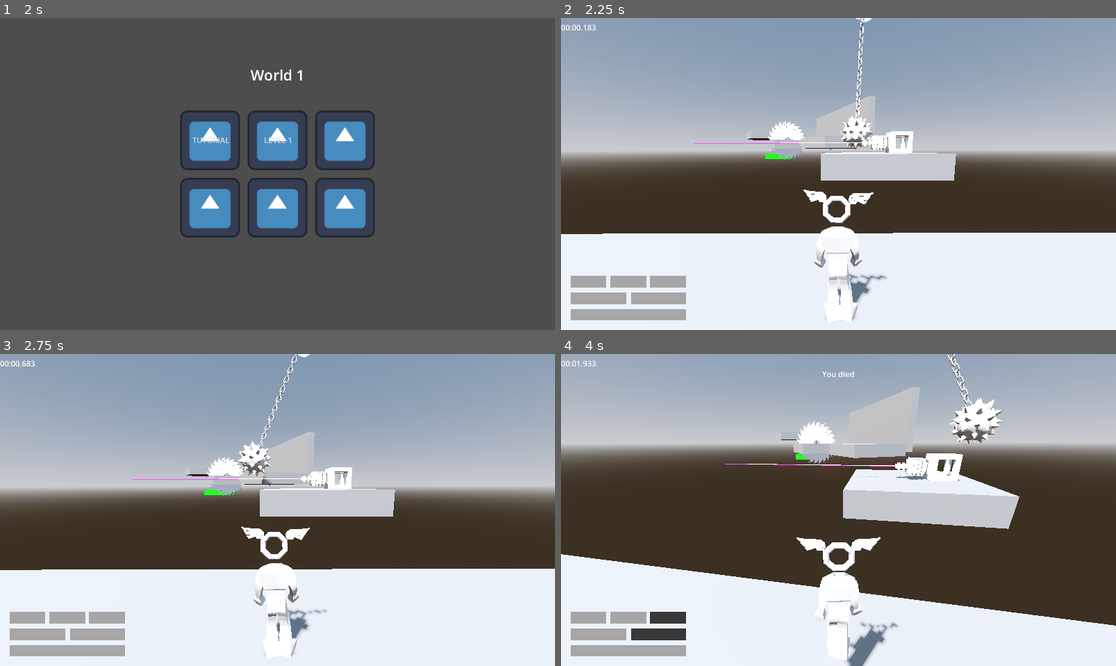
Above: before the commit, frames 1-4 (two rows, left to right).
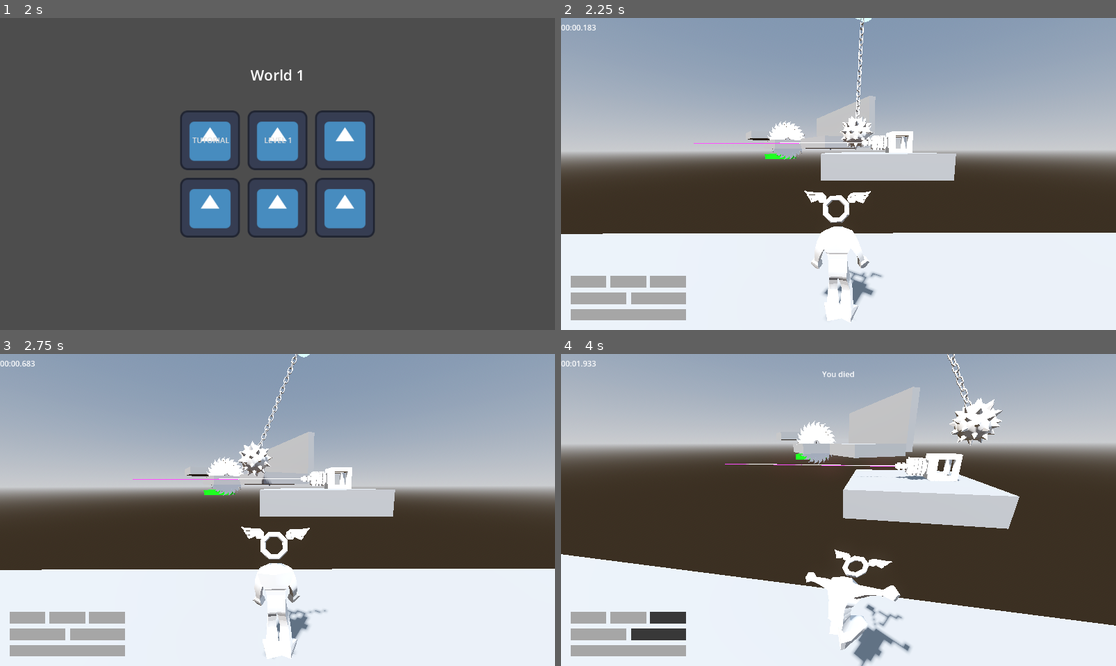
Above: after the commit, the same moments.

Repository: jpvds1/DDJD
Game: Godot game, scene res://scenes/game_controller.tscn
Two runs of this game, one before a commit and one after it. Both use one fixed random seed, a clock stepped at 60 frames per second and the inputs below. The engine's default icon, where the game draws it, is replaced by a stand-in: a white triangle on a blue panel in a dark square.
Inputs (mouse positions are in pixels of both pictures, inside the frame that each line leads up to):
- Up to frame 1 (2 s): click "Continue as Guest" at 0.5 s; click "Play" at 1.25 s
- Up to frame 2 (2.25 s): click "LEVEL 1" at 2 s
- Up to frame 3 (2.75 s): no input
- Up to frame 4 (4 s): move the mouse to (866, 510) at 2.77 s; hold W (move_forwards) from 2.78 s (still down); tap Q (dash) at 2.85 s; tap Space (jump) at 3.02, 3.77 s; move the mouse to (810, 510) at 3.52 s; tap Shift (sprint) at 3.6 s

Frame 1 is identical in both runs. In frame 2, 0.6% of the frame differs, in the area x 43-59%, y 55-98%; in frame 3, less than 0.1%; in frame 4, 2.0%, in the area x 42-64%, y 58-100%.

Commit message:
feat(player): improve falling animation

Diff:
--- a/platformer-game/scenes/player/capsule_character.tscn
+++ b/platformer-game/scenes/player/capsule_character.tscn
@@ -64,15 +64,15 @@
 animation = &"player_fall/fall"
 
 [sub_resource type="AnimationNodeBlendTree" id="AnimationNodeBlendTree_iwp50"]
-graph_offset = Vector2(-255.16531, 225.36728)
+graph_offset = Vector2(-472.36533, 168.76727)
 nodes/output/position = Vector2(500, 240)
 nodes/Movement/node = SubResource("AnimationNodeBlendSpace2D_h2b2i")
-nodes/Movement/position = Vector2(40, 220)
+nodes/Movement/position = Vector2(40, 460)
 nodes/Fall/node = SubResource("AnimationNodeBlend2_d66dr")
 nodes/Fall/position = Vector2(260, 240)
 "nodes/[A] Fall/node" = SubResource("AnimationNodeAnimation_h2b2i")
-"nodes/[A] Fall/position" = Vector2(40, 480)
-node_connections = [&"output", 0, &"Fall", &"Fall", 0, &"Movement", &"Fall", 1, &"[A] Fall"]
+"nodes/[A] Fall/position" = Vector2(40, 240)
+node_connections = [&"output", 0, &"Fall", &"Fall", 0, &"[A] Fall", &"Fall", 1, &"Movement"]
 
 [sub_resource type="BoxShape3D" id="BoxShape3D_x7pql"]
 size = Vector3(0.81030273, 1.636039, 0.2841797)
@@ -154,38 +154,34 @@
 script = ExtResource("3_d66dr")
 
 [node name="Skeleton3D" parent="Visuals/Armature" parent_id_path=PackedInt32Array(1845075672, 1978781392) index="0" unique_id=208187525]
-bones/0/position = Vector3(-0.38643676, 0.45045877, -69.243675)
-bones/0/rotation = Quaternion(-0.6943371, -0.034557223, 0.07555947, 0.71483743)
-bones/1/rotation = Quaternion(0.10412182, 0.061721325, -0.014096526, 0.99254745)
-bones/2/rotation = Quaternion(0.036123365, 0.021506205, -0.0038075044, 0.9991087)
-bones/3/rotation = Quaternion(0.03572052, 0.021685118, -0.0037699023, 0.99911946)
+bones/0/position = Vector3(-0.8827357, -0.37033558, -63.94718)
+bones/0/rotation = Quaternion(-0.69408584, -0.23952386, 0.265462, 0.6248225)
+bones/1/rotation = Quaternion(0.1285292, -0.013583465, -0.0625879, 0.9896355)
+bones/2/rotation = Quaternion(0.2551096, 0.00043955765, -0.060370743, 0.96502554)
+bones/3/rotation = Quaternion(0.25510958, 0.00043955477, -0.060370687, 0.96502554)
 bones/4/position = Vector3(2.1457672e-06, 13.373303, -1.9721754e-05)
-bones/4/rotation = Quaternion(0.0045473, -0.0040683863, 0.011848158, 0.9999112)
-bones/5/rotation = Quaternion(-0.11701812, -0.023107478, -0.04575395, 0.99180615)
-bones/7/position = Vector3(5.111099, 10.362189, 0.08809808)
-bones/7/rotation = Quaternion(0.64218795, 0.3313088, -0.5953458, 0.35127285)
-bones/8/position = Vector3(4.17548e-06, 12.347593, 8.129595e-06)
-bones/8/rotation = Quaternion(0.3713655, 0.18225347, -0.23677129, 0.87909657)
-bones/9/position = Vector3(4.593014e-06, 18.454205, 1.0978752e-06)
-bones/9/rotation = Quaternion(-0.030036017, 0.00012495834, 0.42447743, 0.90494025)
-bones/11/position = Vector3(-5.111103, 10.362396, -0.092902586)
-bones/11/rotation = Quaternion(0.65643823, -0.3069338, 0.6033569, 0.3329279)
-bones/12/position = Vector3(-5.9841705e-06, 12.347599, -8.154101e-07)
-bones/12/rotation = Quaternion(0.24024214, 0.014648076, -0.026214385, 0.9702484)
-bones/13/position = Vector3(-7.2463126e-07, 18.452003, 2.7554495e-06)
-bones/13/rotation = Quaternion(0.02445698, -0.00012501748, -0.5887542, 0.80794203)
-bones/14/position = Vector3(3.6533947e-06, 20.167397, 9.5196634e-07)
-bones/15/rotation = Quaternion(-0.012823213, 0.3251376, 0.94557565, -0.0027991612)
-bones/16/rotation = Quaternion(-0.38648248, -0.028735977, 0.0036208753, 0.92184186)
-bones/17/rotation = Quaternion(0.43764523, -0.01830716, -0.047544017, 0.8977033)
-bones/18/rotation = Quaternion(0.4118635, -0.015233399, 0.0077018035, 0.91108567)
-bones/20/rotation = Quaternion(-0.07667246, 0.09720922, 0.99148285, 0.04041558)
-bones/21/rotation = Quaternion(-0.45488143, -0.033629086, 0.023071894, 0.8896178)
-bones/22/rotation = Quaternion(0.4934211, -0.0037777827, 0.009033491, 0.86973554)
-bones/23/rotation = Quaternion(0.5492753, 0.013894623, -0.011827358, 0.83544225)
+bones/4/rotation = Quaternion(0.014434012, 0.03971287, -0.05615905, 0.9975273)
+bones/5/rotation = Quaternion(0.019267773, 0.06364448, 0.014715969, 0.9976781)
+bones/6/position = Vector3(-2.3841858e-06, 1.7954035, 0.010719312)
+bones/7/rotation = Quaternion(0.55699885, 0.39426938, -0.5923853, 0.42823324)
+bones/8/position = Vector3(-1.42747e-05, 12.347603, -2.4285891e-06)
+bones/8/rotation = Quaternion(-0.19652383, -0.21395344, -0.054825213, 0.95529914)
+bones/9/rotation = Quaternion(0.05696912, -0.08465244, 0.16803999, 0.9804851)
+bones/11/rotation = Quaternion(0.4801607, -0.43108103, 0.6592815, 0.385957)
+bones/12/rotation = Quaternion(-0.15415785, 0.23323189, 0.078037985, 0.9569475)
+bones/13/rotation = Quaternion(0.029332757, 0.030172303, -0.24029127, 0.9697884)
+bones/14/position = Vector3(-9.387732e-06, 20.1674, 6.4084306e-06)
+bones/15/rotation = Quaternion(0.1457135, 0.5512298, 0.8148239, -0.104763106)
+bones/16/rotation = Quaternion(-0.88825357, 0.015521828, -0.046805568, 0.4566989)
+bones/17/rotation = Quaternion(0.4418778, -0.03749777, -0.100631356, 0.89062417)
+bones/18/rotation = Quaternion(0.39660197, -0.01590075, 0.007001499, 0.91782635)
+bones/20/rotation = Quaternion(-0.15964825, 0.5286959, 0.8113421, 0.19161704)
+bones/21/rotation = Quaternion(-0.88350123, -0.054981086, 0.14942795, 0.4405383)
+bones/22/rotation = Quaternion(0.15257095, 0.054763917, 0.1357673, 0.9773895)
+bones/23/rotation = Quaternion(0.36612454, 0.015890218, -0.0060033114, 0.9304108)
 
 [node name="BoneAttachment3D" type="BoneAttachment3D" parent="Visuals/Armature/Skeleton3D" index="6" unique_id=1249076375]
-transform = Transform3D(0.99947226, 0.02846342, 0.015654173, -0.019762784, 0.15034018, 0.9884368, 0.025780862, -0.9882245, 0.15082331, -2.6431267, 13.648347, -116.87114)
+transform = Transform3D(0.89577997, -0.41648877, -0.155291, 0.4403725, 0.87903166, 0.18268995, 0.06041745, -0.23203577, 0.9708292, -13.77255, 23.049469, -97.58046)
 bone_name = "mixamorig_Head"
 bone_idx = 5
 
--- a/platformer-game/scripts/player/player_animation.gd
+++ b/platformer-game/scripts/player/player_animation.gd
@@ -34,7 +34,11 @@
 	var lerp_weight := blend_strength * delta
 
 	# compute the fall blending value
-	fall_blend = clamp(-player.velocity.y, 0.0, 1.0)
+	fall_blend = lerp(
+		fall_blend,
+		float(player.is_on_floor()),
+		lerp_weight
+	)
 
 	# compute the movement blending value
 	var movement_blend := Vector2(local_velocity.x, -local_velocity.z) / max_sprint_speed
